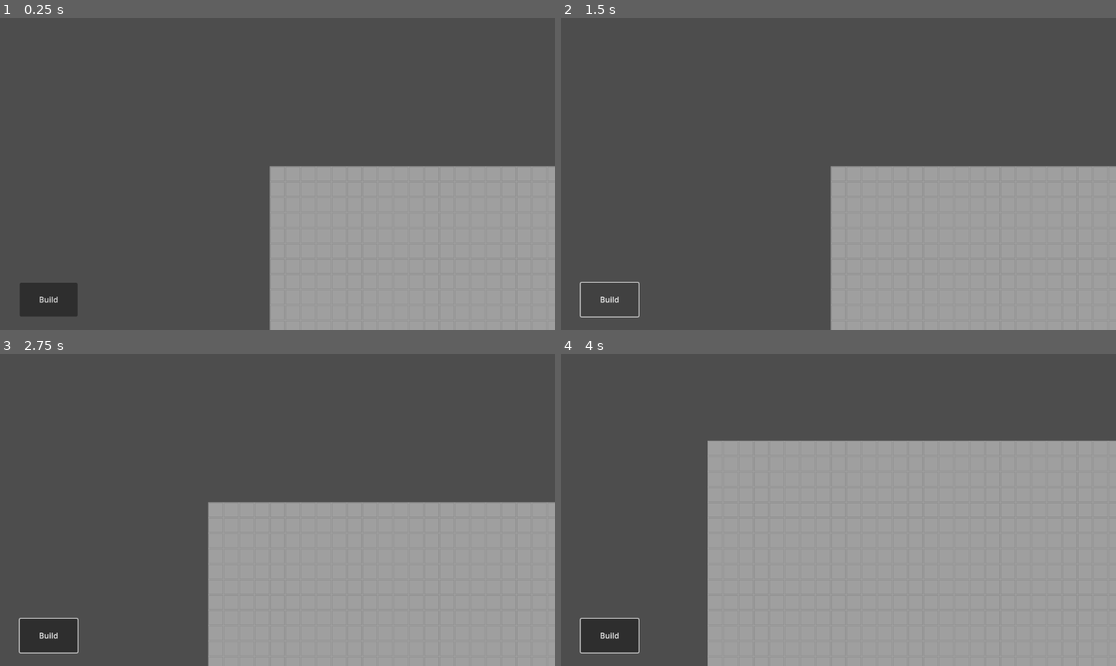
Above: before the commit, frames 1-4 (two rows, left to right).
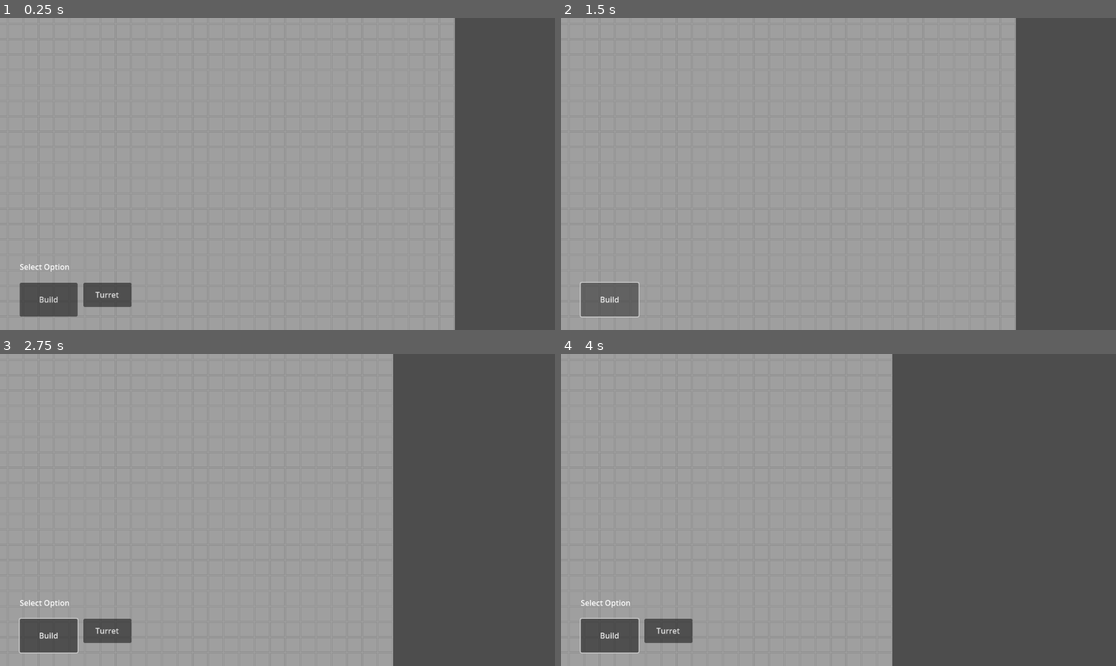
Above: after the commit, the same moments.

Repository: dwlee0802/BusinessTD
Game: Godot game, scene res://Scenes/game.tscn
The game is run twice, just before and just after one commit, with the same random seed, the same clock (stepped at 60 frames per second) and the same inputs.
Inputs (mouse positions are in pixels of both pictures, inside the frame that each line leads up to):
- Up to frame 1 (0.25 s): no input
- Up to frame 2 (1.5 s): click (666, 295) at 0.5 s, where only the run after the commit has a clickable "Turret"; click "Build" at 1.25 s
- Up to frame 3 (2.75 s): tap Enter at 2 s; move the mouse to (399, 494) at 2.02 s; hold D from 2.03 s (still down); click (399, 494) at 2.17 s
- Up to frame 4 (4 s): tap Space at 2.75 s; move the mouse to (727, 525) at 2.77 s; release D at 2.78 s; hold S 2.78-3.53 s; click (727, 525) at 2.92 s; tap Enter at 3.5 s; move the mouse to (894, 441) at 3.52 s; hold D from 3.53 s (still down); click (894, 441) at 3.67 s

The runs differ from the first frame. In frame 1, 73% of the frame differs, in the area x 0-100%, y 0-100%; in frame 2, 74%; in frame 3, 68%; in frame 4, 64%.

Commit message:
Started implementing get block function. Made basic functions for UI.

Diff:
--- /dev/null
+++ b/Scenes/BuildButton.gd
@@ -0,0 +1,18 @@
+extends Button
+
+
+# Called when the node enters the scene tree for the first time.
+func _ready():
+	pass # Replace with function body.
+
+
+# Called every frame. 'delta' is the elapsed time since the previous frame.
+func _process(delta):
+	pass
+
+
+func _pressed():
+
+	var menu = get_node("BuildOptionsMenu")
+
+	menu.visible = not menu.visible
--- a/Scenes/game.gd
+++ b/Scenes/game.gd
@@ -3,7 +3,14 @@
 
 var turretScene = preload("res://Scenes/turret.tscn")
 
-var waitingForBuildLocation
+var waitingForBuildLocation: bool = false
+var buildType
+
+var mouseOnTile
+
+var selectedTile
+
+var mouseInUI: bool = false
 
 # Called when the node enters the scene tree for the first time.
 func _ready():
@@ -16,4 +23,52 @@
 
 
 func _input(event):
-	pass
+	if event is InputEventMouseButton and event.is_pressed() and event.button_index == MOUSE_BUTTON_LEFT and mouseInUI == false:
+		# Raytrace at mouse position and get tile
+		var space = get_viewport().world_2d.direct_space_state
+		var param = PhysicsPointQueryParameters2D.new()
+		param.position = get_global_mouse_position()
+		var result = space.intersect_point(param)
+
+
+		if result:
+			selectedTile = result[0].collider
+			print(selectedTile)
+		else:
+			selectedTile = null
+			print("Nothing Selected!\n")
+
+
+		if waitingForBuildLocation:
+			if selectedTile == null:
+				print("No location selected. Cancelling.")
+				waitingForBuildLocation = false
+			else:
+				print("Make turret at: ")
+				print(selectedTile, "\n")
+
+
+# returns a list of tiles in a N x N square centered at center tile
+# if not possible, returns null
+func Get_Square(center, N):
+	var output = []
+	var start = center
+
+	# go to top left corner
+	for i in range(N/2):
+		pass
+
+
+
+
+func _on_build_turret_option_pressed(extra_arg_0):
+	print("Waiting for turret build location!\n")
+	buildType = extra_arg_0
+	waitingForBuildLocation = true
+
+
+func _on_mouse_entered_ui():
+	mouseInUI = true
+
+func _on_mouse_exited_ui():
+	mouseInUI = false
--- a/Scenes/game.tscn
+++ b/Scenes/game.tscn
@@ -1,13 +1,15 @@
-[gd_scene load_steps=4 format=3 uid="uid://dt8yek5dlrdl7"]
+[gd_scene load_steps=5 format=3 uid="uid://dt8yek5dlrdl7"]
 
 [ext_resource type="Script" path="res://Scenes/game.gd" id="1_771gj"]
 [ext_resource type="Script" path="res://Scenes/camera.gd" id="2_3q2bq"]
 [ext_resource type="PackedScene" uid="uid://oigaet4tkyjp" path="res://Scenes/map_block.tscn" id="2_d8xa2"]
+[ext_resource type="Script" path="res://Scenes/BuildButton.gd" id="3_fhnyi"]
 
 [node name="Game" type="Node2D"]
 script = ExtResource("1_771gj")
 
 [node name="Camera" type="Camera2D" parent="."]
+position = Vector2(576, 328)
 script = ExtResource("2_3q2bq")
 
 [node name="CanvasLayer" type="CanvasLayer" parent="Camera"]
@@ -30,9 +32,9 @@
 offset_right = 120.0
 offset_bottom = 70.0
 text = "Build"
+script = ExtResource("3_fhnyi")
 
 [node name="BuildOptionsMenu" type="Control" parent="Camera/CanvasLayer/InGameUI/BuildMenu/BuildButton"]
-visible = false
 anchors_preset = 0
 offset_right = 40.0
 offset_bottom = 40.0
@@ -52,3 +54,9 @@
 text = "Turret"
 
 [node name="MapBlock" parent="." instance=ExtResource("2_d8xa2")]
+
+[connection signal="mouse_entered" from="Camera/CanvasLayer/InGameUI/BuildMenu/BuildButton" to="." method="_on_mouse_entered_ui"]
+[connection signal="mouse_exited" from="Camera/CanvasLayer/InGameUI/BuildMenu/BuildButton" to="." method="_on_mouse_exited_ui"]
+[connection signal="mouse_entered" from="Camera/CanvasLayer/InGameUI/BuildMenu/BuildButton/BuildOptionsMenu/TurretButton" to="." method="_on_mouse_entered_ui"]
+[connection signal="mouse_exited" from="Camera/CanvasLayer/InGameUI/BuildMenu/BuildButton/BuildOptionsMenu/TurretButton" to="." method="_on_mouse_exited_ui"]
+[connection signal="pressed" from="Camera/CanvasLayer/InGameUI/BuildMenu/BuildButton/BuildOptionsMenu/TurretButton" to="." method="_on_build_turret_option_pressed" binds= [0]]
--- a/Scenes/tile.gd
+++ b/Scenes/tile.gd
@@ -15,14 +15,19 @@
 
 var game
 
+
 # Called when the node enters the scene tree for the first time.
 func _ready():
-	pass
+	game = get_parent().get_parent()
 
 
 # Called every frame. 'delta' is the elapsed time since the previous frame.
 func _process(delta):
 	pass
+
+
+func _on_mouse_entered():
+	game.mouseOnTile = self
 
 
 func _to_string():
--- a/Scenes/tile.tscn
+++ b/Scenes/tile.tscn
@@ -7,6 +7,7 @@
 size = Vector2(32, 32)
 
 [node name="Tile" type="RigidBody2D"]
+input_pickable = true
 mass = 0.01
 freeze = true
 script = ExtResource("1_vwmq0")
@@ -18,3 +19,6 @@
 [node name="Sprite2D" type="Sprite2D" parent="."]
 texture_filter = 1
 texture = ExtResource("2_we066")
+
+[connection signal="mouse_entered" from="." to="." method="_on_mouse_entered"]
+[connection signal="mouse_exited" from="." to="." method="_on_mouse_exited"]
